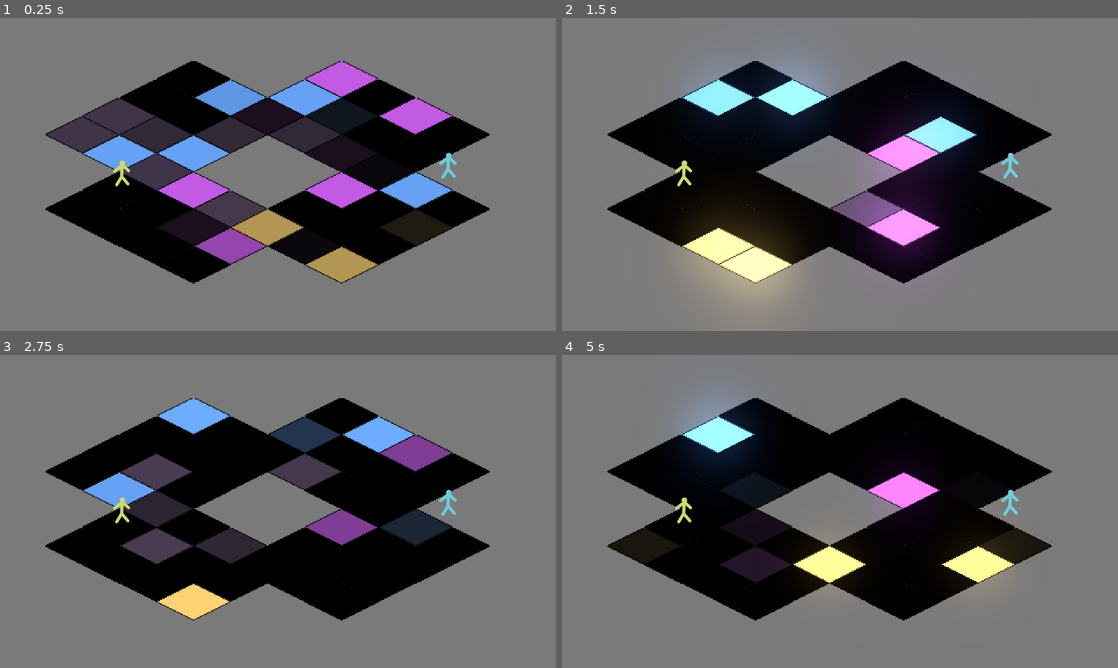
Above: before the commit, frames 1-4 (two rows, left to right).
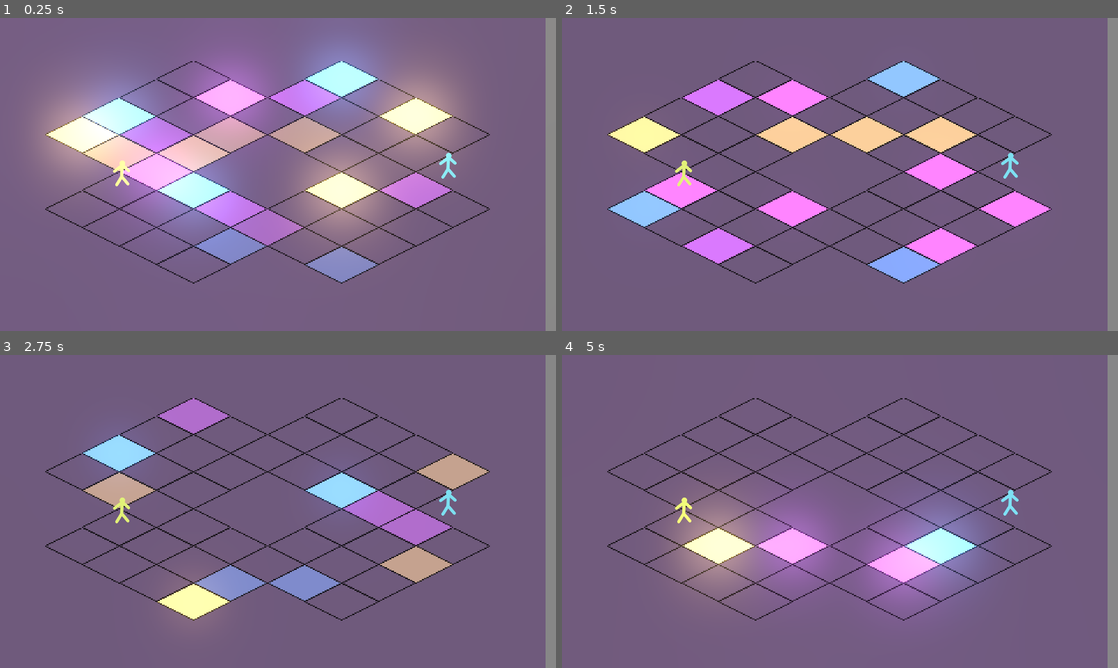
Above: after the commit, the same moments.

Repository: API-Beast/Seal-Clubbing
Game: Godot game, scene res://Main.tscn
The game is run twice, just before and just after one commit, with the same random seed, the same clock (stepped at 60 frames per second) and the same inputs.
Inputs:
- Up to frame 1 (0.25 s): no input
- Up to frame 2 (1.5 s): no input
- Up to frame 3 (2.75 s): no input
- Up to frame 4 (5 s): no input

The runs differ from the first frame. In frame 1, 89% of the frame differs, in the area x 0-99%, y 0-100%; in frame 2, 96%; in frame 3, 97%; in frame 4, 97%.

Commit message:
new glos script

Diff:
--- a/DiscoFloor.tscn
+++ b/DiscoFloor.tscn
@@ -1,7 +1,8 @@
-[gd_scene load_steps=3 format=2]
+[gd_scene load_steps=4 format=2]
 
 [ext_resource path="res://glow.tres" type="Environment" id=1]
 [ext_resource path="res://glowtile.tscn" type="PackedScene" id=2]
+[ext_resource path="res://Assets/background-colored.png" type="Texture" id=3]
 
 [node name="DiscoFloor" type="Node2D" index="0"]
 
@@ -14,177 +15,232 @@
 [node name="glowtile9" parent="." index="1" instance=ExtResource( 2 )]
 
 position = Vector2( 512, 128 )
+pulse = 0.0
 
 [node name="glowtile10" parent="." index="2" instance=ExtResource( 2 )]
 
 position = Vector2( 256, 256 )
+pulse = 0.0
 
 [node name="glowtile11" parent="." index="3" instance=ExtResource( 2 )]
 
 position = Vector2( 512, 256 )
+pulse = 0.0
 
 [node name="glowtile13" parent="." index="4" instance=ExtResource( 2 )]
 
 position = Vector2( 1024, 256 )
+pulse = 0.0
 
 [node name="glowtile16" parent="." index="5" instance=ExtResource( 2 )]
 
 position = Vector2( 384, 192 )
+pulse = 0.0
 
 [node name="glowtile17" parent="." index="6" instance=ExtResource( 2 )]
 
 position = Vector2( 640, 64 )
+pulse = 0.0
 
 [node name="glowtile18" parent="." index="7" instance=ExtResource( 2 )]
 
 position = Vector2( 896, 320 )
+pulse = 0.0
 
 [node name="glowtile19" parent="." index="8" instance=ExtResource( 2 )]
 
 position = Vector2( 640, 320 )
+pulse = 0.0
 
 [node name="glowtile20" parent="." index="9" instance=ExtResource( 2 )]
 
 position = Vector2( 1024, 128 )
+pulse = 0.0
 
 [node name="glowtile50" parent="." index="10" instance=ExtResource( 2 )]
 
 position = Vector2( 1152, 192 )
+pulse = 0.0
 
 [node name="glowtile51" parent="." index="11" instance=ExtResource( 2 )]
 
 position = Vector2( 640, 448 )
+pulse = 0.0
 
 [node name="glowtile52" parent="." index="12" instance=ExtResource( 2 )]
 
 position = Vector2( 512, 384 )
+pulse = 0.0
 
 [node name="glowtile53" parent="." index="13" instance=ExtResource( 2 )]
 
 position = Vector2( 384, 320 )
+pulse = 0.0
 
 [node name="glowtile54" parent="." index="14" instance=ExtResource( 2 )]
 
 position = Vector2( 1280, 128 )
+pulse = 0.0
 
 [node name="glowtile55" parent="." index="15" instance=ExtResource( 2 )]
 
 position = Vector2( 1152, 64 )
+pulse = 0.0
 
 [node name="glowtile56" parent="." index="16" instance=ExtResource( 2 )]
 
 position = Vector2( 1024, 0 )
+pulse = 0.0
 
 [node name="glowtile57" parent="." index="17" instance=ExtResource( 2 )]
 
 position = Vector2( 896, -64 )
+pulse = 0.0
 
 [node name="glowtile58" parent="." index="18" instance=ExtResource( 2 )]
 
 position = Vector2( 640, -64 )
+pulse = 0.0
 
 [node name="glowtile59" parent="." index="19" instance=ExtResource( 2 )]
 
 position = Vector2( 512, -128 )
+pulse = 0.0
 
 [node name="glowtile60" parent="." index="20" instance=ExtResource( 2 )]
 
 position = Vector2( 384, 64 )
+pulse = 0.0
 
 [node name="glowtile61" parent="." index="21" instance=ExtResource( 2 )]
 
 position = Vector2( 256, 128 )
+pulse = 0.0
 
 [node name="glowtile66" parent="." index="22" instance=ExtResource( 2 )]
 
+pulse = 0.0
+
 [node name="glowtile67" parent="." index="23" instance=ExtResource( 2 )]
 
 position = Vector2( 256, 0 )
+pulse = 0.0
 
 [node name="glowtile68" parent="." index="24" instance=ExtResource( 2 )]
 
 position = Vector2( 384, -64 )
+pulse = 0.0
 
 [node name="glowtile69" parent="." index="25" instance=ExtResource( 2 )]
 
 position = Vector2( 512, 0 )
+pulse = 0.0
 
 [node name="glowtile70" parent="." index="26" instance=ExtResource( 2 )]
 
 position = Vector2( 1024, -128 )
+pulse = 0.0
 
 [node name="glowtile71" parent="." index="27" instance=ExtResource( 2 )]
 
 position = Vector2( 1152, -64 )
+pulse = 0.0
 
 [node name="glowtile72" parent="." index="28" instance=ExtResource( 2 )]
 
 position = Vector2( 1280, 0 )
+pulse = 0.0
 
 [node name="glowtile73" parent="." index="29" instance=ExtResource( 2 )]
 
 position = Vector2( 1408, 64 )
+pulse = 0.0
 
 [node name="glowtile74" parent="." index="30" instance=ExtResource( 2 )]
 
 position = Vector2( 1408, 320 )
+pulse = 0.0
 
 [node name="glowtile75" parent="." index="31" instance=ExtResource( 2 )]
 
 position = Vector2( 1280, 384 )
+pulse = 0.0
 
 [node name="glowtile76" parent="." index="32" instance=ExtResource( 2 )]
 
 position = Vector2( 1152, 448 )
+pulse = 0.0
 
 [node name="glowtile77" parent="." index="33" instance=ExtResource( 2 )]
 
 position = Vector2( 1024, 512 )
+pulse = 0.0
 
 [node name="glowtile78" parent="." index="34" instance=ExtResource( 2 )]
 
 position = Vector2( 512, 512 )
+pulse = 0.0
 
 [node name="glowtile79" parent="." index="35" instance=ExtResource( 2 )]
 
 position = Vector2( 384, 448 )
+pulse = 0.0
 
 [node name="glowtile80" parent="." index="36" instance=ExtResource( 2 )]
 
 position = Vector2( 256, 384 )
+pulse = 0.0
 
 [node name="glowtile81" parent="." index="37" instance=ExtResource( 2 )]
 
 position = Vector2( 128, 320 )
+pulse = 0.0
 
 [node name="glowtile82" parent="." index="38" instance=ExtResource( 2 )]
 
 position = Vector2( 128, 320 )
+pulse = 0.0
 
 [node name="glowtile62" parent="." index="39" instance=ExtResource( 2 )]
 
 position = Vector2( 896, 448 )
+pulse = 0.0
 
 [node name="glowtile63" parent="." index="40" instance=ExtResource( 2 )]
 
 position = Vector2( 1024, 384 )
+pulse = 0.0
 
 [node name="glowtile64" parent="." index="41" instance=ExtResource( 2 )]
 
 position = Vector2( 1152, 320 )
+pulse = 0.0
 
 [node name="glowtile65" parent="." index="42" instance=ExtResource( 2 )]
 
 position = Vector2( 1280, 256 )
+pulse = 0.0
 
 [node name="glowtile21" parent="." index="43" instance=ExtResource( 2 )]
 
 position = Vector2( 768, 384 )
+pulse = 0.0
 
 [node name="glowtile22" parent="." index="44" instance=ExtResource( 2 )]
 
 position = Vector2( 896, 64 )
+pulse = 0.0
 
 [node name="glowtile23" parent="." index="45" instance=ExtResource( 2 )]
 
 position = Vector2( 768, 0 )
+pulse = 0.0
+
+[node name="background-colored" type="Sprite" parent="." index="46"]
+
+position = Vector2( 704, 224 )
+scale = Vector2( 32, 19 )
+z_index = -4096
+z_as_relative = false
+texture = ExtResource( 3 )
+_sections_unfolded = [ "Z Index" ]
--- a/Main.tscn
+++ b/Main.tscn
@@ -29,7 +29,7 @@
 custom_solver_bias = 0.0
 extents = Vector2( 297.168, 94.8072 )
 
-[node name="Level" type="StaticBody2D" index="0"]
+[node name="Level" type="StaticBody2D"]
 
 input_pickable = false
 collision_layer = 1
--- a/glow.tres
+++ b/glow.tres
@@ -27,7 +27,7 @@
 tonemap_exposure = 1.0
 tonemap_white = 1.0
 auto_exposure_enabled = true
-auto_exposure_scale = 0.4
+auto_exposure_scale = 0.5
 auto_exposure_min_luma = 0.15
 auto_exposure_max_luma = 8.0
 auto_exposure_speed = 4.0
--- a/glowtile.gd
+++ b/glowtile.gd
@@ -4,8 +4,12 @@
 
 
 var anis = ["turn_off", "turn_on", "quick_flash", "short_pulse", "short_pulse", "none", "none", "none", "none"]
-var colors = ["C95AEE", "5F9AEE", "F5CB6E", "3E3146"]
-var speed = 2.0
+var colors = ["C95AEE", "5F9AEE", "F5CB6E"]
+export var speed = 1.0
+export var pulse = 0.0
+var bg = Color("3E3146")
+var color = bg
+
 
 func _ready():
 	# Called every time the node is added to the scene.
@@ -17,4 +21,7 @@
 	if not $AnimationPlayer.is_playing():
 		for i in range(0,10):
 			$AnimationPlayer.queue(anis[randi()%anis.size()])
-			$".".self_modulate = Color(colors[randi()%colors.size()])
+			color = Color(colors[randi()%colors.size()])
+
+	#Blend animation color to background color
+	$".".modulate = bg.linear_interpolate(color, pulse)
--- a/glowtile.tscn
+++ b/glowtile.tscn
@@ -1,25 +1,31 @@
-[gd_scene load_steps=8 format=2]
+[gd_scene load_steps=9 format=2]
 
 [ext_resource path="res://Assets/glowtile.png" type="Texture" id=1]
 [ext_resource path="res://glowtile.gd" type="Script" id=2]
 
-[sub_resource type="Animation" id=1]
+[sub_resource type="CanvasItemMaterial" id=6]
+
+render_priority = 0
+blend_mode = 0
+light_mode = 1
+
+[sub_resource type="Animation" id=7]
 
 resource_name = "none"
-length = 2.0
+length = 1.0
 loop = false
 step = 0.1
 tracks/0/type = "value"
-tracks/0/path = NodePath(".:modulate")
+tracks/0/path = NodePath(".:pulse")
 tracks/0/interp = 1
 tracks/0/loop_wrap = true
 tracks/0/imported = false
 tracks/0/enabled = true
 tracks/0/keys = {
-"times": PoolRealArray( 0 ),
-"transitions": PoolRealArray( 1 ),
+"times": PoolRealArray( 0, 1 ),
+"transitions": PoolRealArray( 1, 1 ),
 "update": 0,
-"values": [ Color( 0, 0, 0, 1 ) ]
+"values": [ 0.0, 0.0 ]
 }
 
 [sub_resource type="Animation" id=2]
@@ -29,16 +35,16 @@
 loop = false
 step = 0.1
 tracks/0/type = "value"
-tracks/0/path = NodePath(".:modulate")
+tracks/0/path = NodePath(".:pulse")
 tracks/0/interp = 1
-tracks/0/loop_wrap = true
+tracks/0/loop_wrap = false
 tracks/0/imported = false
 tracks/0/enabled = true
 tracks/0/keys = {
-"times": PoolRealArray( 0, 0.2, 0.3, 0.4, 0.5 ),
+"times": PoolRealArray( 0, 0.1, 0.2, 0.3, 0.4 ),
 "transitions": PoolRealArray( 1, 1, 1, 1, 1 ),
 "update": 0,
-"values": [ Color( 1, 1, 1, 1 ), Color( 0, 0, 0, 1 ), Color( 1, 1, 1, 1 ), Color( 0, 0, 0, 1 ), Color( 1, 1, 1, 1 ) ]
+"values": [ 0.0, 1.0, 0.0, 1.0, 0.0 ]
 }
 
 [sub_resource type="Animation" id=3]
@@ -48,7 +54,7 @@
 loop = false
 step = 0.1
 tracks/0/type = "value"
-tracks/0/path = NodePath(".:modulate")
+tracks/0/path = NodePath(".:pulse")
 tracks/0/interp = 1
 tracks/0/loop_wrap = true
 tracks/0/imported = false
@@ -57,7 +63,7 @@
 "times": PoolRealArray( 0, 0.2, 0.9, 1 ),
 "transitions": PoolRealArray( 1, 1, 1, 1 ),
 "update": 0,
-"values": [ Color( 0, 0, 0, 1 ), Color( 1, 1, 1, 1 ), Color( 0, 0, 0, 1 ), Color( 0, 0, 0, 1 ) ]
+"values": [ 0.0, 1.0, 0.0, 0.0 ]
 }
 
 [sub_resource type="Animation" id=4]
@@ -66,16 +72,16 @@
 loop = false
 step = 0.1
 tracks/0/type = "value"
-tracks/0/path = NodePath(".:modulate")
+tracks/0/path = NodePath(".:pulse")
 tracks/0/interp = 1
-tracks/0/loop_wrap = false
+tracks/0/loop_wrap = true
 tracks/0/imported = false
 tracks/0/enabled = true
 tracks/0/keys = {
 "times": PoolRealArray( 0, 0.5 ),
 "transitions": PoolRealArray( 1, 1 ),
 "update": 0,
-"values": [ Color( 1, 1, 1, 1 ), Color( 0, 0, 0, 1 ) ]
+"values": [ 0.0, 0.0 ]
 }
 
 [sub_resource type="Animation" id=5]
@@ -84,25 +90,27 @@
 loop = false
 step = 0.1
 tracks/0/type = "value"
-tracks/0/path = NodePath(".:modulate")
+tracks/0/path = NodePath(".:pulse")
 tracks/0/interp = 1
-tracks/0/loop_wrap = false
+tracks/0/loop_wrap = true
 tracks/0/imported = false
 tracks/0/enabled = true
 tracks/0/keys = {
 "times": PoolRealArray( 0, 1 ),
 "transitions": PoolRealArray( 1, 1 ),
 "update": 0,
-"values": [ Color( 0, 0, 0, 1 ), Color( 1, 1, 1, 1 ) ]
+"values": [ 0.0, 1.0 ]
 }
 
 [node name="glowtile" type="Sprite"]
 
-modulate = Color( 0, 0, 0, 1 )
+material = SubResource( 6 )
 position = Vector2( 128, 64 )
 texture = ExtResource( 1 )
 script = ExtResource( 2 )
 _sections_unfolded = [ "Material", "Visibility" ]
+speed = 1.0
+pulse = 1.0
 
 [node name="AnimationPlayer" type="AnimationPlayer" parent="." index="0"]
 
@@ -111,7 +119,7 @@
 playback_process_mode = 1
 playback_default_blend_time = 0.0
 playback_speed = 1.0
-anims/none = SubResource( 1 )
+anims/none = SubResource( 7 )
 anims/quick_flash = SubResource( 2 )
 anims/short_pulse = SubResource( 3 )
 anims/turn_off = SubResource( 4 )
Binary file added: Assets/background-colored.png
Not shown, added: Assets/background-colored.png.import
